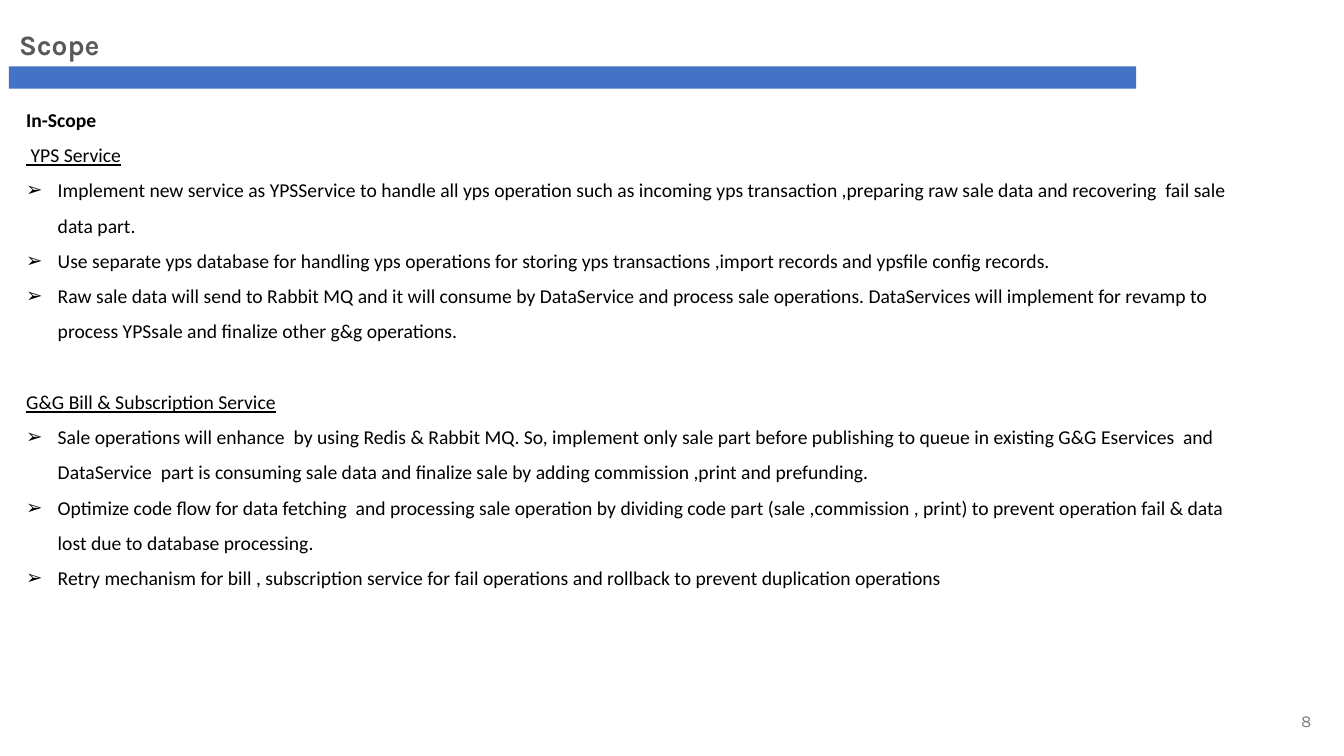
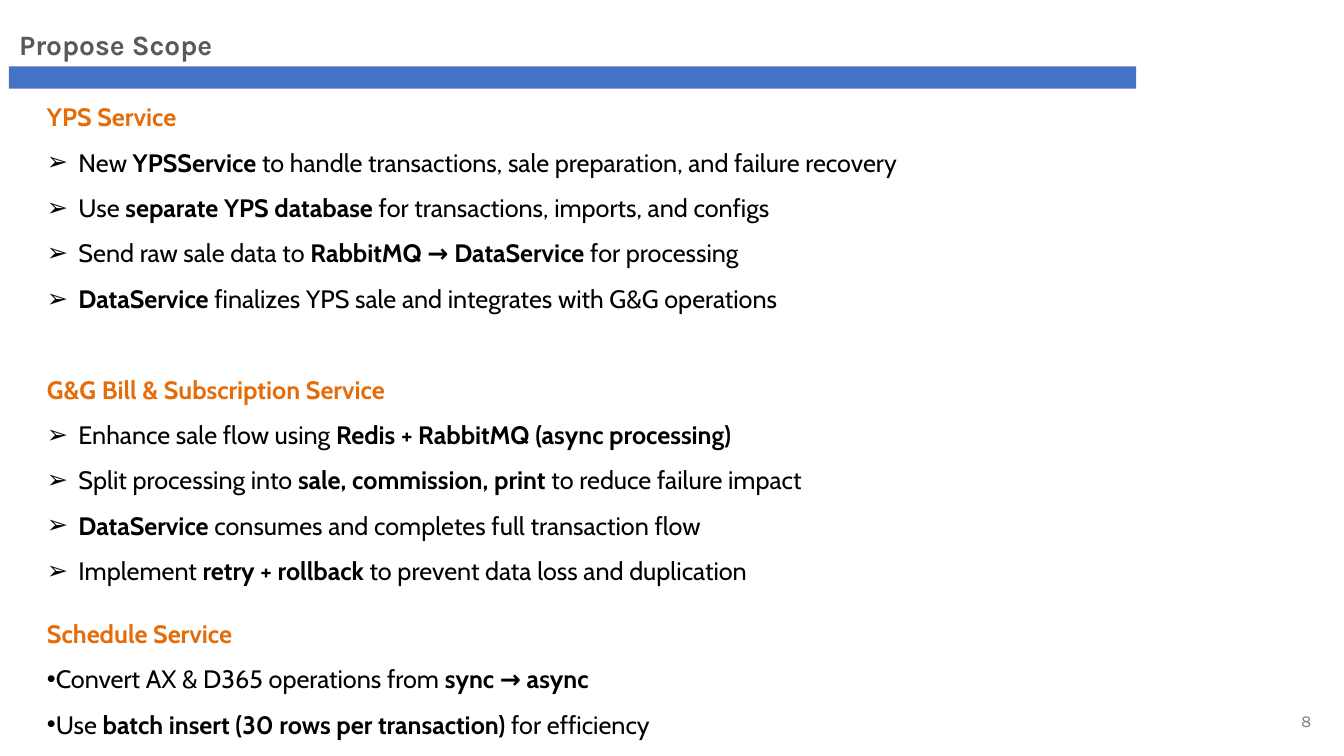
Before and after one commit to phyothuhan26/MySolutions, a slide deck: slide 8 of GandG_YPS/Presentation/G&G_Revamp_ARB.pptx. Drawn at 1344x756 pixels with LibreOffice and Linux fonts; fonts in the diff are those of the drawing; background and template pictures are left out. Boxes give left, top, right and bottom in pixels: in the first picture for what was removed or moved away, otherwise in the second. Text is boxed around its words. In the diff, an @@ line names an element or a change of style, - is before the commit and + after.

```diff
--- a/GandG_YPS/Presentation/G&G_Revamp_ARB.pptx
+++ b/GandG_YPS/Presentation/G&G_Revamp_ARB.pptx
@@ text at (19,36,213,62): text changed @@
-Scope
+Propose Scope
@@ text "YPS Service": place and size @@
-text "YPS Service" at (26,114,1225,588)
+text "YPS Service" at (47,108,896,586)
@@ text at (26,114,96,130): paragraph removed @@
-In-Scope
@@ text at (47,108,385,405): size 14 to 18 pt, font Calibri to Cabin, text colour #000000 to #E46C0A, bold on, underline off in "YPS Service", "G&G Bill & Subscription Service" @@
@@ text at (78,153,896,314): text changed; size 14 to 18 pt; font Calibri to Cabin @@
-➢ Implement new service as YPSService to handle all yps operation such as incoming yps transaction ,preparing raw sale data and recovering fail sale data part.
-➢ Use separate yps database for handling yps operations for storing yps transactions ,import records and ypsfile config records.
-➢ Raw sale data will send to Rabbit MQ and it will consume by DataService and process sale operations. DataServices will implement for revamp to process YPSsale and finalize other g&g operations.
+➢ New YPSService to handle transactions, sale preparation, and failure recovery
+➢ Use separate YPS database for transactions, imports, and configs
+➢ Send raw sale data to RabbitMQ → DataService for processing
+➢ DataService finalizes YPS sale and integrates with G&G operations
@@ text at (78,425,801,586): text changed; size 14 to 18 pt; font Calibri to Cabin @@
-➢ Sale operations will enhance by using Redis & Rabbit MQ. So, implement only sale part before publishing to queue in existing G&G Eservices and DataService part is consuming sale data and finalize sale by adding commission ,print and prefunding.
-➢ Optimize code flow for data fetching and processing sale operation by dividing code part (sale ,commission , print) to prevent operation fail & data lost due to database processing.
-➢ Retry mechanism for bill , subscription service for fail operations and rollback to prevent duplication operations
+➢ Enhance sale flow using Redis + RabbitMQ (async processing)
+➢ Split processing into sale, commission, print to reduce failure impact
+➢ DataService consumes and completes full transaction flow
+➢ Implement retry + rollback to prevent data loss and duplication
@@ text added at (47,624,650,740), 18 pt, text #000000, bold @@
+Schedule Service
+• Convert AX & D365 operations from sync → async
+• Use batch insert (30 rows per transaction) for efficiency
```
Also in this commit, not shown: 17 other slides changed, 15 slides added, 6 slides removed, 11 other files.
